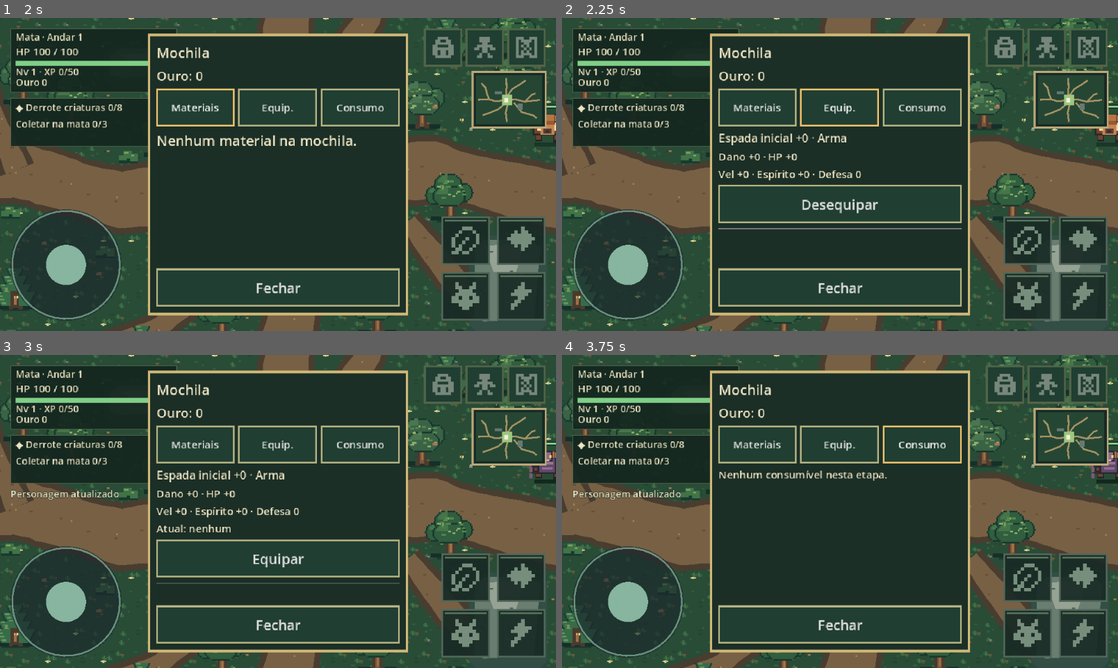
Above: before the commit, frames 1-4 (two rows, left to right).
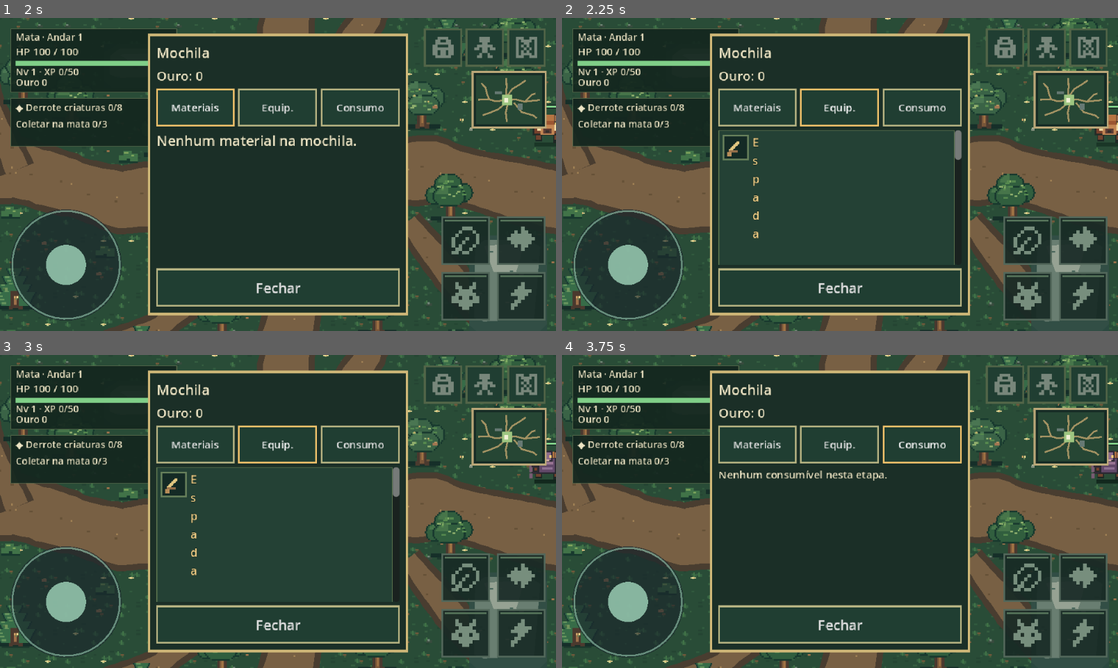
Above: after the commit, the same moments.

Repository: thiagohugo12-dotcom/arveon
Game: Godot game, scene res://scenes/main.tscn
The game is run twice, just before and just after one commit, with the same random seed, the same clock (stepped at 60 frames per second) and the same inputs.
Inputs (mouse positions are in pixels of both pictures, inside the frame that each line leads up to):
- Up to frame 1 (2 s): click (444, 46) at 0.52 s; click "Materiais" at 1.25 s
- Up to frame 2 (2.25 s): click "Equip." at 2 s
- Up to frame 3 (3 s): click (278, 539) at 2.75 s, where only the run before the commit has a clickable "Desequipar"
- Up to frame 4 (3.75 s): click "Consumo" at 3.5 s

Frame 1 is identical in both runs. In frame 2, 2.5% of the frame differs, in the area x 28-72%, y 35-79%; in frame 3, 3.0%, in the area x 2-72%, y 22-79%; in frame 4, 0.3%.

Commit message:
Give equipment cards pixel icons and clearer forge actions

Diff:
--- a/tests/rpg_tests.gd
+++ b/tests/rpg_tests.gd
@@ -224,7 +224,9 @@
 		hud._input(touch)
 		await suite.frames()
 		suite.check(hud.inventory_category == 1 and hud.inventory_list.get_child_count() == 2, "touch backpack equipment category displays owned gear %s" % size)
-		var equip_button := hud.inventory_list.get_child(0).get_child(2) as Button
+		var equip_button := _button_with_text(hud.inventory_list.get_child(0), "Desequipar")
+		hud.inventory_scroll.scroll_vertical += maxi(0, roundi(equip_button.global_position.y - hud.inventory_scroll.global_position.y - 32))
+		await suite.frames()
 		touch.position = equip_button.global_position + equip_button.size * 0.5
 		hud._input(touch)
 		suite.check(p.equipped.Arma == "", "touch unequips owned starter weapon %s" % size)
@@ -271,11 +273,11 @@
 	p.add_item("Pedras", 4)
 	main._interact()
 	await suite.frames()
-	var forge_box := hud.station_content.get_child(2) as VBoxContainer
+	var forge_box := hud.station_content.get_child(2).get_child(0) as VBoxContainer
 	suite.check((forge_box.get_child(2) as Label).text.contains("35 ouro") and (forge_box.get_child(1) as Label).text.contains("Atual:"), "smith shows actual price and equipment comparison before craft action")
-	hud.station_scroll.scroll_vertical = roundi(forge_box.position.y)
-	await suite.frames()
 	var forge_button := forge_box.get_child(3) as Button
+	hud.station_scroll.scroll_vertical += maxi(0, roundi(forge_button.global_position.y - hud.station_scroll.global_position.y - 32))
+	await suite.frames()
 	var forge_touch := InputEventScreenTouch.new()
 	forge_touch.index = 15
 	forge_touch.pressed = true
--- a/ui/hud.gd
+++ b/ui/hud.gd
@@ -1,5 +1,7 @@
 class_name GameHUD
 extends Control
+
+const ITEM_ICON := preload("res://ui/pixel_item_icon.gd")
 
 signal dash_pressed
 signal restart_pressed
@@ -709,13 +711,26 @@
 	var item: Dictionary = RPGRules.EQUIPMENT[id]
 	var owned := progress.equipment.has(id)
 	var upgrade := int(progress.equipment.get(id, 0))
+	var card := PanelContainer.new()
+	var card_style := StyleBoxFlat.new()
+	card_style.bg_color = Color("#244135")
+	card_style.border_color = Color("#607951")
+	card_style.set_border_width_all(1)
+	card_style.set_content_margin_all(5)
+	card.add_theme_stylebox_override("panel", card_style)
+	destination.add_child(card)
 	var box := VBoxContainer.new()
-	destination.add_child(box)
+	box.add_theme_constant_override("separation", 3)
+	card.add_child(box)
+	var header := HBoxContainer.new()
+	box.add_child(header)
+	header.add_child(ITEM_ICON.new(item.slot))
 	var label := Label.new()
-	label.text = "%s +%d · %s" % [item.name, upgrade, item.slot]
+	label.text = "%s  +%d\n%s%s" % [item.name, upgrade, item.slot.to_upper(), "  ·  EQUIPADO" if progress.equipped[item.slot] == id else ""]
 	label.add_theme_font_size_override("font_size", 13)
+	label.add_theme_color_override("font_color", Color("#edcb84"))
 	label.autowrap_mode = TextServer.AUTOWRAP_WORD_SMART
-	box.add_child(label)
+	header.add_child(label)
 	var description := Label.new()
 	var current: String = progress.equipped[item.slot]
 	description.text = RPGRules.bonus_text(id, upgrade)
@@ -746,7 +761,6 @@
 		button.text = "Aprimorar para +%d" % (upgrade + 1) if owned else "Fabricar"
 		button.disabled = not progress.can_forge(id)
 		button.pressed.connect(func(): rpg_action.emit("forge", id, expected))
-	box.add_child(HSeparator.new())
 
 func _touch_buttons(node: Node, point: Vector2) -> bool:
 	if node is Control and node.clip_contents and not node.get_global_rect().has_point(point):
--- /dev/null
+++ b/ui/pixel_item_icon.gd
@@ -0,0 +1,29 @@
+class_name PixelItemIcon
+extends Control
+
+var slot := "Arma"
+
+func _init(value: String = "Arma") -> void:
+	slot = value
+	custom_minimum_size = Vector2(30, 30)
+	mouse_filter = Control.MOUSE_FILTER_IGNORE
+
+func _draw() -> void:
+	draw_rect(Rect2(0, 0, 30, 30), Color("#142a25"))
+	draw_rect(Rect2(1, 1, 28, 28), Color("#67805b"), false, 2)
+	var gold := Color("#e3c781")
+	match slot:
+		"Arma":
+			for i in range(10):
+				draw_rect(Rect2(7 + i, 17 - i, 3, 3), gold)
+			draw_rect(Rect2(7, 18, 10, 3), Color("#97704b"))
+			draw_rect(Rect2(5, 20, 5, 5), Color("#b78c58"))
+		"Armadura":
+			draw_colored_polygon(PackedVector2Array([Vector2(8, 7), Vector2(15, 10), Vector2(22, 7), Vector2(21, 20), Vector2(15, 25), Vector2(9, 20)]), Color("#a3b2a2"))
+			draw_rect(Rect2(14, 12, 3, 9), gold)
+		_:
+			draw_rect(Rect2(11, 7, 8, 3), gold)
+			draw_rect(Rect2(8, 11, 3, 9), gold)
+			draw_rect(Rect2(19, 11, 3, 9), gold)
+			draw_rect(Rect2(11, 20, 8, 3), gold)
+			draw_rect(Rect2(13, 13, 4, 5), Color("#6aa797"))
